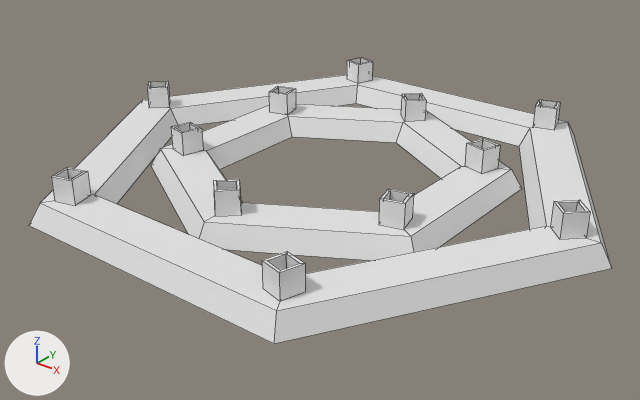
A saved change to the OBJ model Assets/Assets/HexFrame.obj.
Rendered twice from a camera (50 mm lens) standing at (0.1249, -0.1605, 0.092) and looking at (0.0008, -0.0054, -0.0042). Every picture has the same lights, and +X, +Y and +Z are marked at lower left. Mesh edges are drawn as thin lines. Where no turn or scale is listed for an object, it has been applied to the vertices.

In view in the first picture: 'Hexagonal frame'.
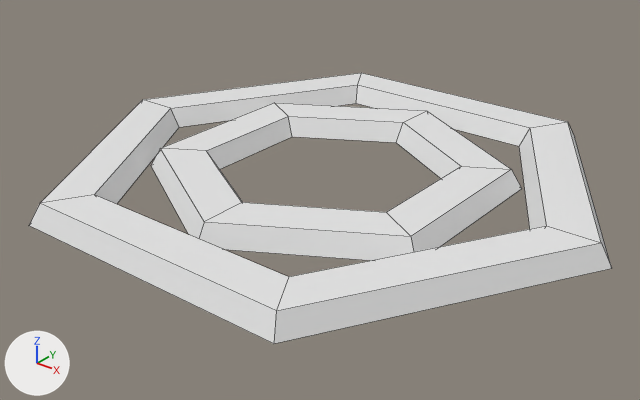
What differs and where, as boxes (x1, y1, x2, y2) in the pictures (640 x 400 px):
'Hexagonal frame', reshaped: before (29, 58, 612, 344); after (29, 73, 612, 344)
part 1 of me_hexagonal_frame, deleted: before (51, 58, 590, 301)

The change, as a diff of the scene's bpy script:
```diff
--- a/Assets/Assets/HexFrame.obj.py
+++ b/Assets/Assets/HexFrame.obj.py
@@ me_hexagonal_frame @@
 # used by ob_hexagonal_frame; location = (0.0, 0.0, 0.0)
-me_hexagonal_frame.from_pydata(...)  # 252 vertices, 228 faces; spans x -0.073..0.073, y -0.0632..0.0632, z 0.0..0.011
+me_hexagonal_frame.from_pydata(...)  # 48 vertices, 36 faces; spans x -0.073..0.073, y -0.0632..0.0632, z 0.0..0.005
+# me_hexagonal_frame part 1: 12 loose pieces with 204 vertices, spanning x -0.0668..0.0668, y -0.0579..0.0579, z 0.005..0.011, are deleted
```
